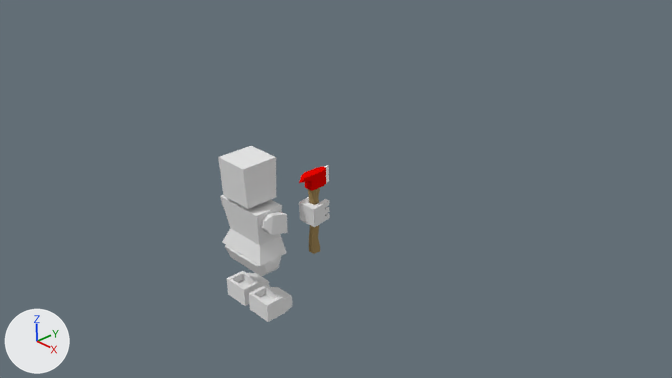
An edit to the Blender file blends/fireaxe.blend, drawn before and after from the same camera.
Both versions are drawn from the file's camera 'Camera'. The axes (+X, +Y, +Z) are drawn at lower left. The lights are the same throughout.

Names of what the first picture shows: 'axe', 'player_base_Mesh.042'.
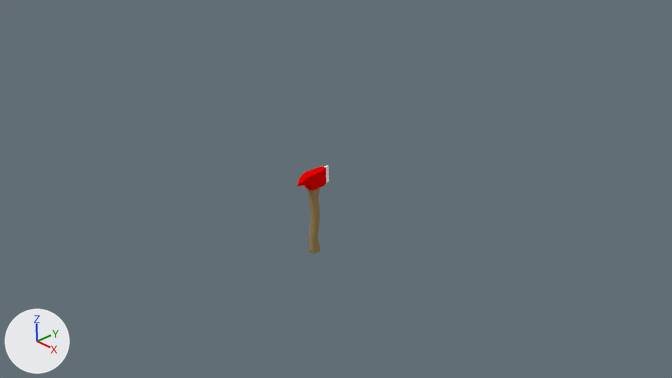
Where the change shows, as pixel boxes [x1, y1, x2, y2] in the pictures (672 x 378 px):
'player_base_Mesh.042', deleted: before [218, 146, 330, 322]

The change, as a list of edits to the scene's bpy script:
```text
Remove ob_player_base_mesh_042:
    ob_player_base_mesh_042 = bpy.data.objects.new('player_base_Mesh.042', me_player_base_mesh_042)
    ob_player_base_mesh_042.location = (0.0, 0.0, 0.0)
    ob_player_base_mesh_042.rotation_euler = (1.571, 0.0, 0.0)  # degrees (90, 0, 0)
```
